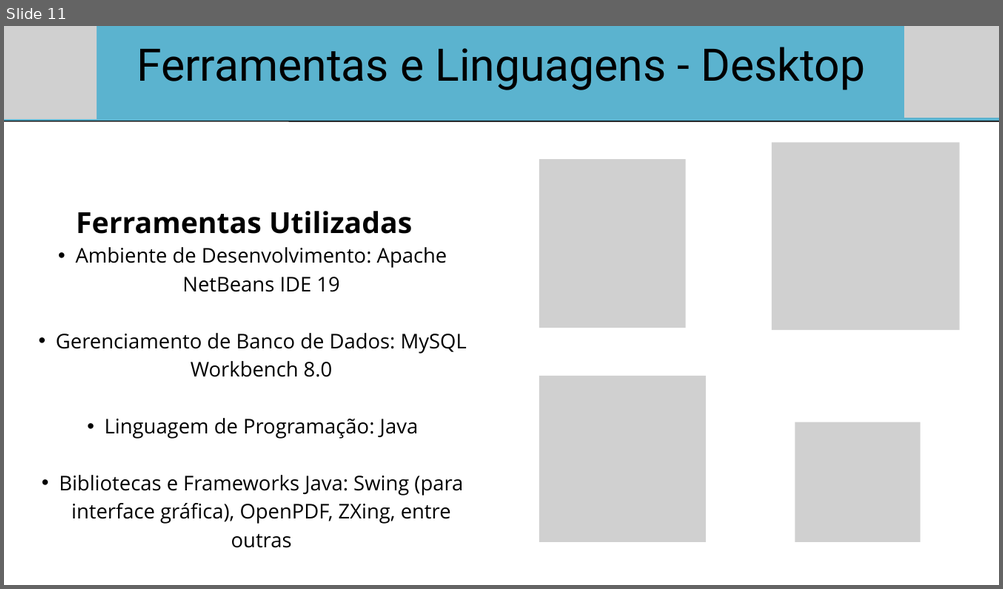
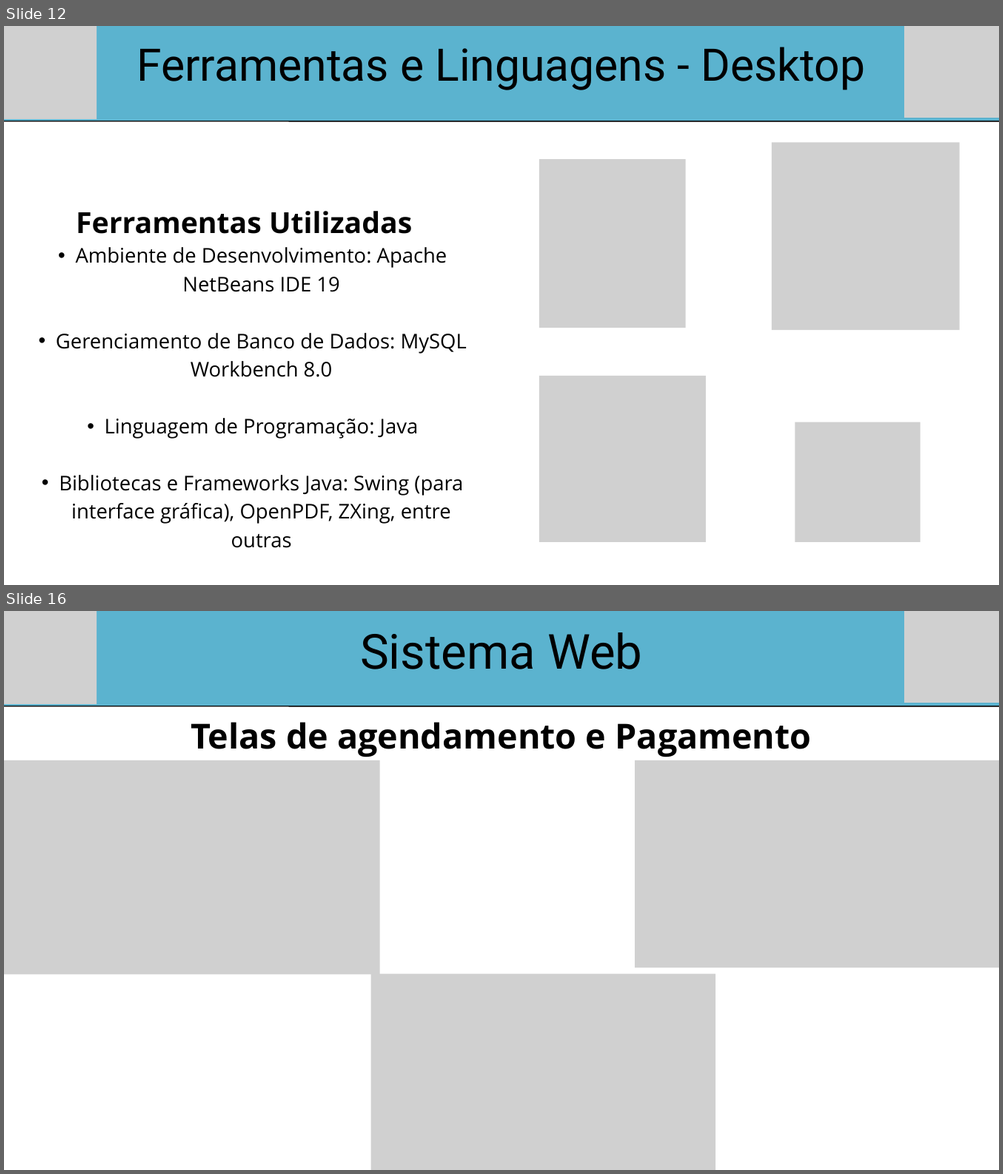
Before and after one commit to Bandclay-j/projeto_integrador_telemedicina, a slide deck: documentacao/TeleMedicina.pptx. Shown one above the other, each under a label of ours: slide 11 before the commit, slides 12 and 16 after it; the slides between them are not shown. The pictures are 1003x589 and 1003x1174 pixels, drawn with LibreOffice and Linux fonts; fonts in the diff are those of the drawing; grey boxes stand for pictures. Boxes give left, top, right and bottom in pixels: in the first picture for what was removed or moved away, otherwise in the second. Text is boxed around its words. In the diff, an @@ line names an element or a change of style, - is before the commit and + after.

```diff
--- a/documentacao/TeleMedicina.pptx
+++ b/documentacao/TeleMedicina.pptx
@@ slide 16 added at bbox=[4, 611, 999, 1170], background #FFFFFF @@
@@ freeform shape added at bbox=[4, 611, 999, 706], fill #5BB3CF @@
@@ picture added at bbox=[4, 611, 96, 704] @@
@@ text added at bbox=[360, 632, 642, 669], 70 pt, text #000000 @@
+Sistema Web
@@ picture added at bbox=[904, 611, 999, 703] @@
@@ line added from (4, 706) to (999, 706), #000000 1.5 pt @@
@@ text added at bbox=[190, 722, 811, 757], 50 pt, text #000000, bold @@
+Telas de agendamento e Pagamento
@@ picture added at bbox=[4, 760, 379, 974] @@
@@ picture added at bbox=[634, 760, 999, 968] @@
@@ picture added at bbox=[371, 974, 716, 1170] @@
@@ what was slide 11 is now slide 12 @@
```
Also in this commit, not shown: 6 slides changed, 9 other slides added.
